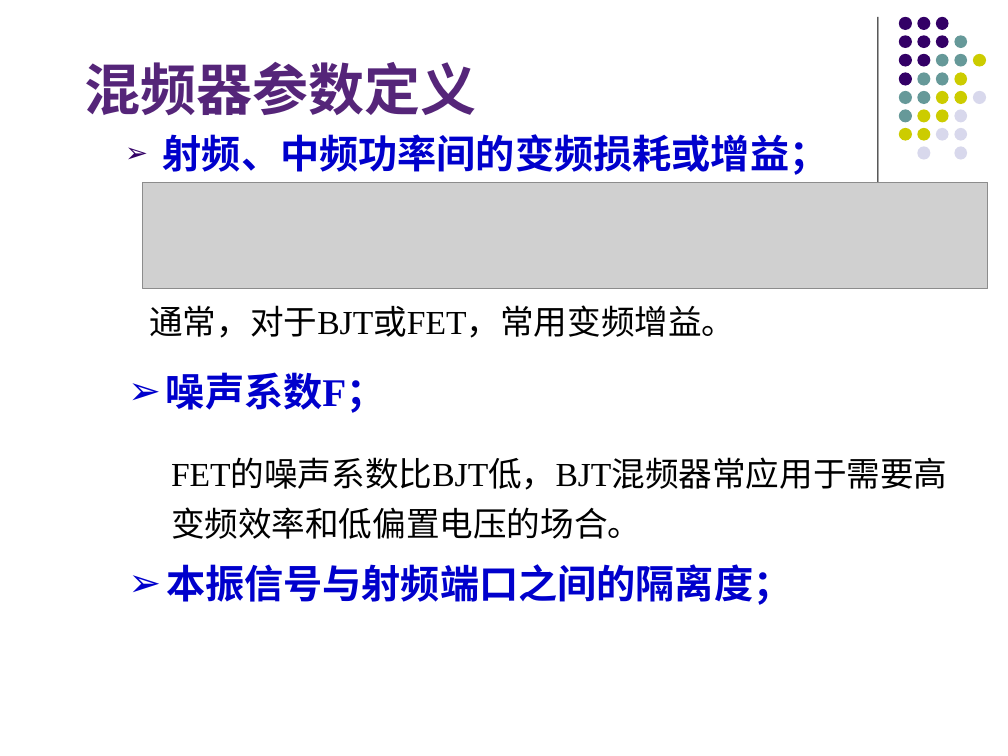
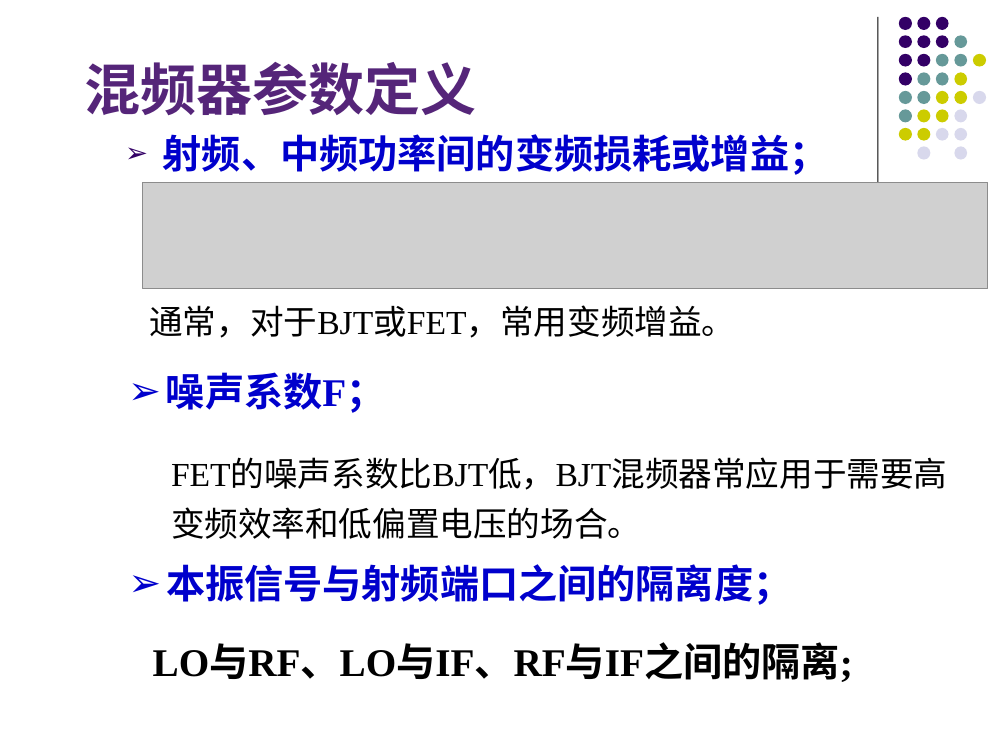
Before and after one commit to lyMeiSEU/ly_schoolhelper, a slide deck: slide 56 of 通信电子/复习.pptx (slide 41 before the commit). Drawn at 1008x756 pixels with LibreOffice and Linux fonts; fonts in the diff are those of the drawing; grey boxes stand for pictures; background and template pictures are left out. Boxes give left, top, right and bottom in pixels: in the first picture for what was removed or moved away, otherwise in the second. Text is boxed around its words. In the diff, an @@ line names an element or a change of style, - is before the commit and + after.

```diff
--- a/通信电子/复习.pptx
+++ b/通信电子/复习.pptx
@@ text added at <box>153,645,853,682</box>, 28 pt, text #000000, bold @@
+LO与RF、LO与IF、RF与IF之间的隔离;
```
Also in this commit, not shown: 7 other slides changed, 18 slides added, 1 slide removed, 2 other files.
